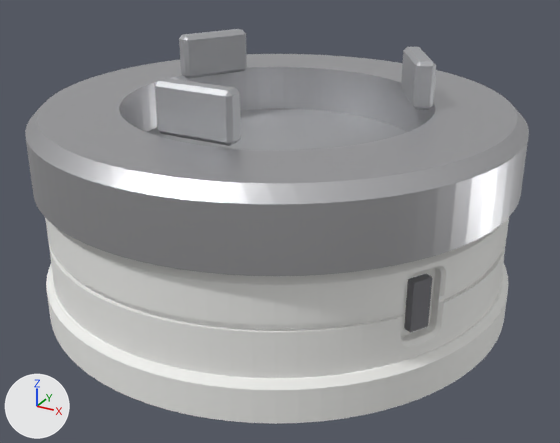
Before and after pictures for a commit that changed the glTF model models/station/ax_util_01_idss_port.glb.
Both versions are drawn from a 50 mm lens placed at (0.949, -1.711, 0.724), pointed at (0.034, -0.048, -0.108). Lighting does not change. The marker at lower left points along +X, +Y and +Z. The older version comes first. Vertices at exactly the same position are counted once.

Objects in the first picture: 'capture_actuators', 'collar_body', 'hatch_door_1', 'mount_ring', 'soft_capture_ring', 'soft_capture_ring_petals'.
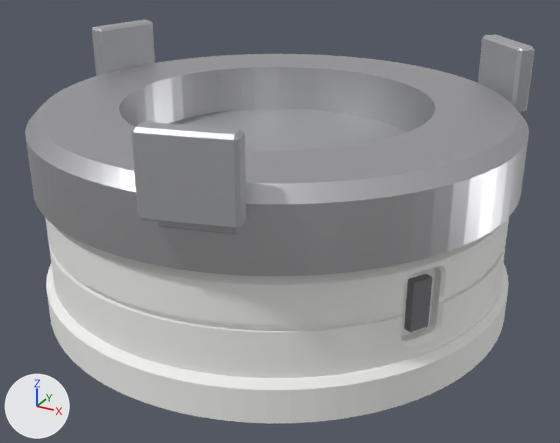
What differs and where, as boxes (x1, y1, x2, y2) in the pictures (560 x 443 px):
```json
{"object": "soft_capture_ring_petals", "change": "reshaped", "before": [155, 29, 436, 146], "after": [92, 20, 535, 234], "on screen": "57% wider, 82% taller"}
{"part": 1, "of": "me_ax_util_01_idss_port_soft_capture_ring_petals", "change": "reshaped", "before": [179, 29, 247, 79], "after": [92, 20, 155, 76]}
{"part": 2, "of": "me_ax_util_01_idss_port_soft_capture_ring_petals", "change": "built on", "before": [155, 78, 241, 146], "after": [131, 122, 246, 234]}
{"part": 3, "of": "me_ax_util_01_idss_port_soft_capture_ring_petals", "change": "added", "after": [478, 34, 535, 113]}
{"part": 4, "of": "me_ax_util_01_idss_port_soft_capture_ring_petals", "change": "deleted", "before": [401, 47, 436, 110]}
```

Scene script edits in JSON lines:
```json
{"block": "me_ax_util_01_idss_port_soft_capture_ring_petals", "where": "# used by ob_soft_capture_ring_petals; location = (0.0, 0.0, 0.0)"}
{"op": "remove", "block": "me_ax_util_01_idss_port_soft_capture_ring_petals", "code": "me_ax_util_01_idss_port_soft_capture_ring_petals.from_pydata(...)  # 72 vertices, 132 faces; spans x -0.377..0.377, y -0.383..0.273, z 0.205..0.325"}
{"op": "add", "block": "me_ax_util_01_idss_port_soft_capture_ring_petals", "code": "me_ax_util_01_idss_port_soft_capture_ring_petals.from_pydata(...)  # 162 vertices, 312 faces; spans x -0.68..0.545, y -0.68..0.545, z 0.115..0.325"}
{"block": "me_ax_util_01_idss_port_soft_capture_ring_petals", "change": "me_ax_util_01_idss_port_soft_capture_ring_petals part 1: 24 vertices removed from x -0.377..-0.244, y 0.085..0.273, z 0.205..0.325; 54 vertices added at x -0.68..-0.572, y 0.068..0.27, z 0.115..0.325"}
{"block": "me_ax_util_01_idss_port_soft_capture_ring_petals", "change": "me_ax_util_01_idss_port_soft_capture_ring_petals part 2: 24 vertices removed from x -0.1..0.1, y -0.383..-0.333, z 0.205..0.325; 54 vertices added at x 0.068..0.27, y -0.68..-0.572, z 0.115..0.325"}
{"block": "me_ax_util_01_idss_port_soft_capture_ring_petals", "change": "me_ax_util_01_idss_port_soft_capture_ring_petals part 3: 54 vertices added at x 0.379..0.545, y 0.379..0.545, z 0.115..0.325"}
{"block": "me_ax_util_01_idss_port_soft_capture_ring_petals", "change": "me_ax_util_01_idss_port_soft_capture_ring_petals part 4: 24 vertices removed from x 0.244..0.377, y 0.085..0.273, z 0.205..0.325"}
```
